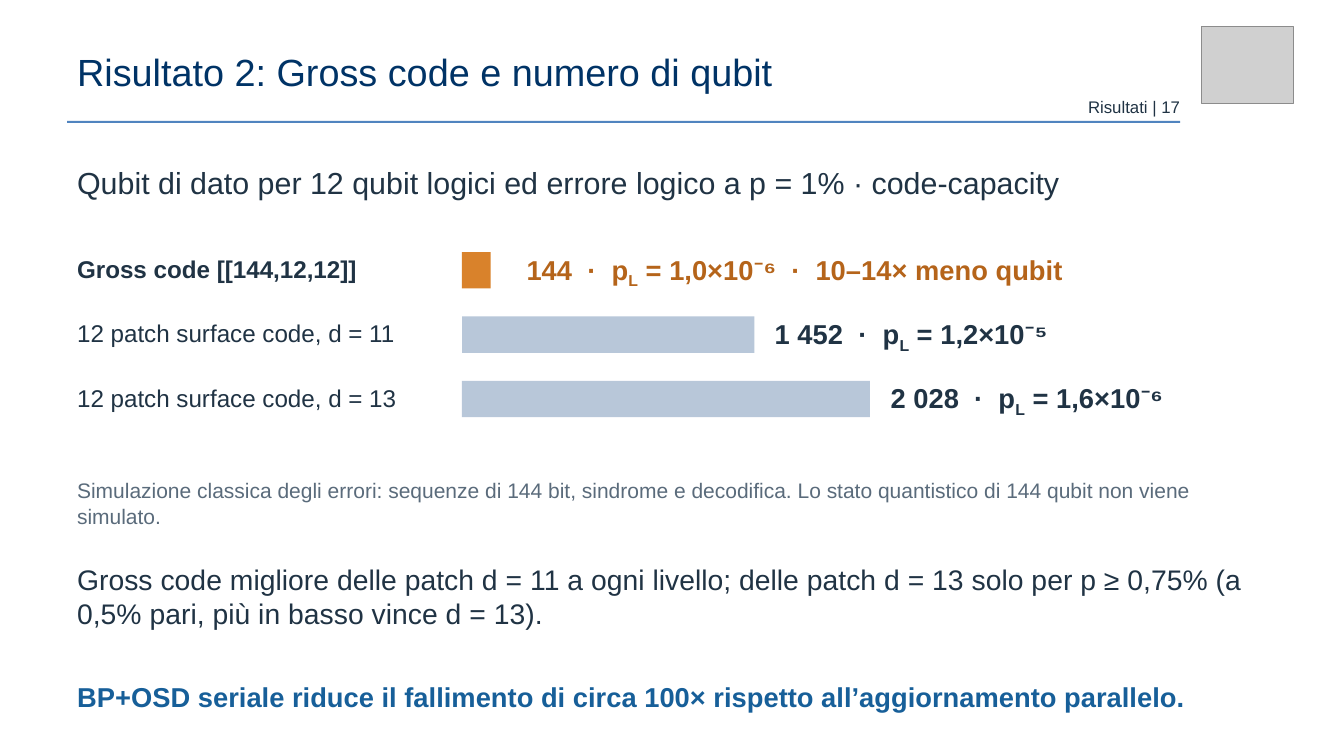
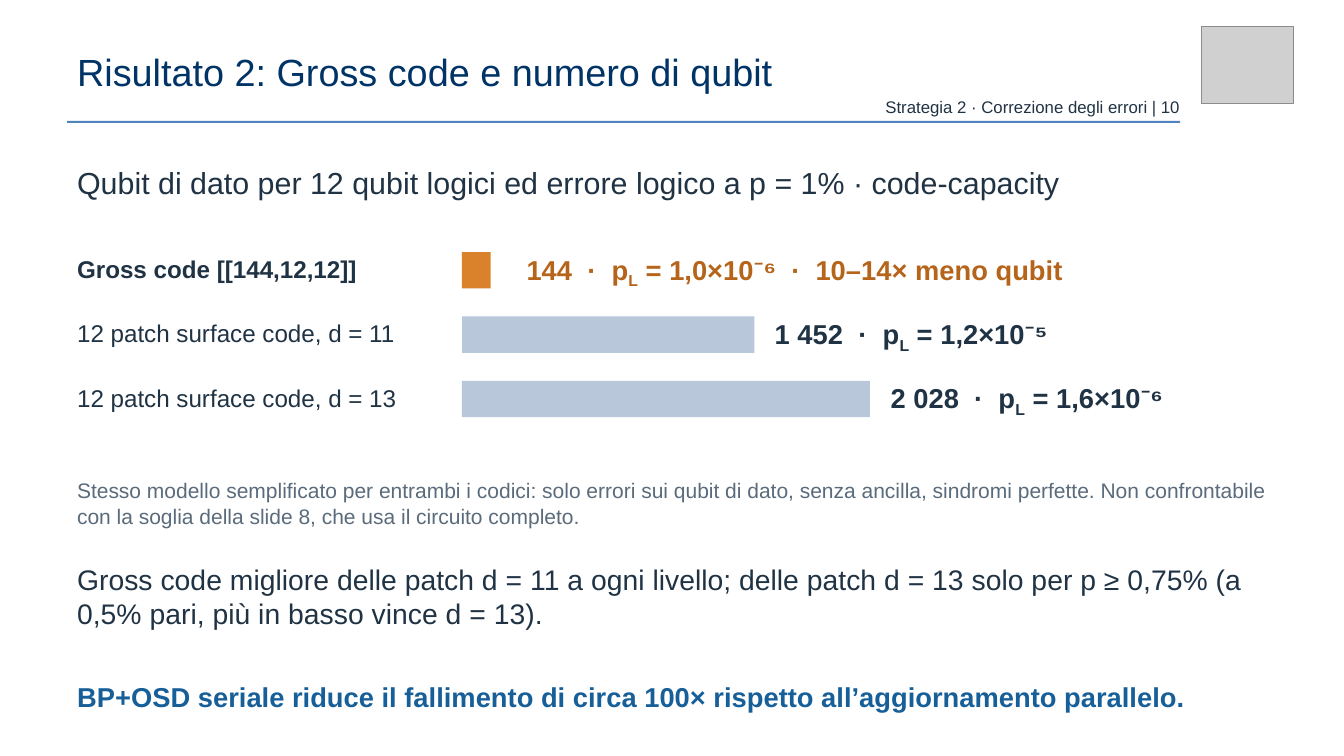
Before and after one commit to claudio-dragotta/shor-nisq-qec-thesis, a slide deck: slide 10 of presentazione/Dragotta Claudio - VERSIONE AGGIORNATA.pptx (slide 17 before the commit). Drawn at 1344x756 pixels with LibreOffice and Linux fonts; fonts in the diff are those of the drawing; grey boxes stand for pictures. Boxes give left, top, right and bottom in pixels: in the first picture for what was removed or moved away, otherwise in the second. Text is boxed around its words. In the diff, an @@ line names an element or a change of style, - is before the commit and + after.

```diff
--- a/presentazione/Dragotta Claudio - VERSIONE AGGIORNATA.pptx
+++ b/presentazione/Dragotta Claudio - VERSIONE AGGIORNATA.pptx
@@ text at (885, 101, 1180, 117): text changed @@
-Risultati | 17
+Strategia 2 · Correzione degli errori | 10
@@ text at (77, 483, 1265, 528): text changed @@
-Simulazione classica degli errori: sequenze di 144 bit, sindrome e decodifica. Lo stato quantistico di 144 qubit non viene simulato.
+Stesso modello semplificato per entrambi i codici: solo errori sui qubit di dato, senza ancilla, sindromi perfette. Non confrontabile con la soglia della slide 8, che usa il circuito completo.
```
Also in this commit, not shown: 12 other slides changed, 7 slides removed, 29 other files.
